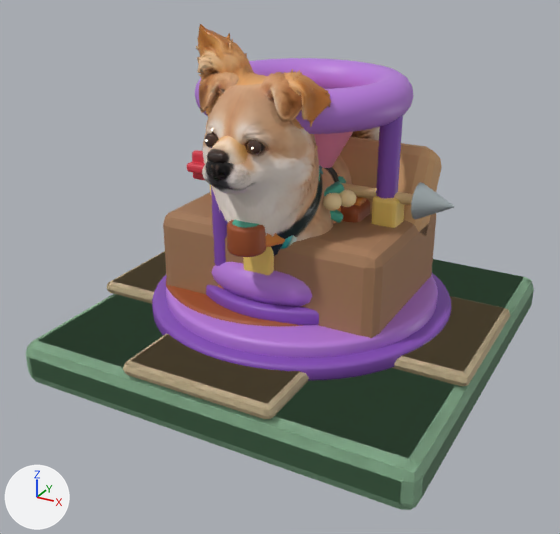
The Blender file assets/blender/td-redesign-preview-v1.blend: old version first, new version second.
One viewpoint serves both versions: a 50 mm camera at (2.66, -5.2, 3.09) aimed at (-0.04, -0.29, 0.64). The axes (+X, +Y, +Z) are drawn at lower left. The lights are the same throughout. The picture after the commit comes second.

Objects in the first picture: 'Asset_BoneB_Knob_1_1__snack_chest', 'Asset_ChestBand__snack_chest', 'Asset_ChestBase__snack_chest', 'Asset_ChestLid__snack_chest', 'Asset_RoadArm_x_pos__entry', 'Asset_RoadArm_y_neg__road_corner_south_west', 'Asset_TileBase__road_corner_east_south', 'Asset_TileBase__road_corner_north_east', 'Asset_TileBase__road_corner_south_west', 'Asset_TileBase__snack_chest', 'TDPreview_tower_deokbae_se__Deokbae_v2', 'TDPreview_tower_huchu_se__Huchu_v2', 'TDPreview_tower_slow_se__Slow_Base_Lower', 'TDPreview_tower_slow_se__Slow_Base_Mid', 'TDPreview_tower_slow_se__Slow_Frame_Ring_Top' and 22 more.
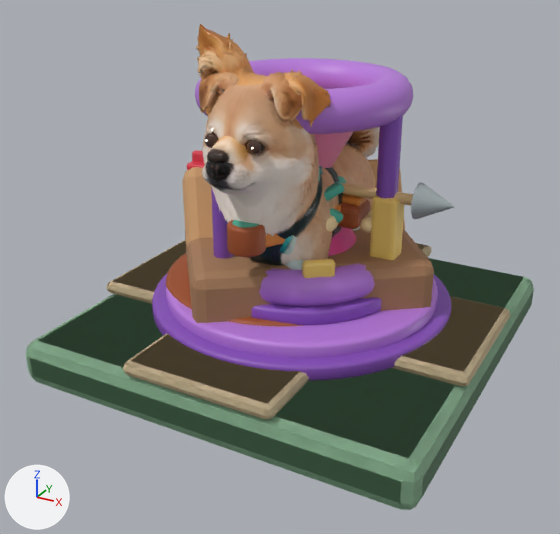
Where the newer file only moved an object's origin or applied its transform, the numbers keep the older frame.

Location of each change, (x1, y1, x2, y2) in pixels of the pictures (560 x 534 px):
'Asset_ChestBase__snack_chest', moved, turned
    before: (163, 192, 436, 338)
    after: (185, 229, 434, 323)
'Asset_ChestLid__snack_chest', moved, turned
    before: (340, 137, 442, 235)
    after: (182, 159, 405, 250)
'Asset_ChestBand__snack_chest', moved, turned
    before: (243, 247, 274, 275)
    after: (302, 259, 335, 278)
'Asset_BoneB_Knob_1_1__snack_chest', reshaped (mostly hidden afterwards)
    before: (339, 190, 356, 207)
    after: (367, 210, 372, 216)
'Asset_SnackBiscuit__snack_chest', moved (not visible before)
    after: (326, 216, 338, 232)
part 1 of me_asset_boneb_knob_1_1__snack_chest_data, deleted
    before: (339, 190, 356, 207)
'Asset_TileBase__road_corner_north_east', unchanged, uncovered by the edit
    before: (27, 277, 532, 509)
    after: (26, 258, 534, 510)
'Asset_TileBase__snack_chest', unchanged, covered by the edit
    before: (26, 259, 534, 510)
'Asset_TileBase__entry', unchanged, uncovered by the edit
    after: (26, 258, 534, 510)
'Asset_TileBase__road_corner_east_south', unchanged, covered by the edit
    before: (38, 277, 524, 459)

Diff of the bpy script that builds the scene:
```diff
--- a/assets/blender/td-redesign-preview-v1.blend.py
+++ b/assets/blender/td-redesign-preview-v1.blend.py
@@ me_asset_boneb_knob_1_1__snack_chest_data @@
 # used by ob_asset_boneb_knob_1_1__snack_chest; location = (0.501, -0.272, 1.29)
-me_asset_boneb_knob_1_1__snack_chest_data.from_pydata(...)  # 114 vertices, 128 faces; spans x -0.069..0.069, y -0.069..0.069, z -0.063..0.063
+me_asset_boneb_knob_1_1__snack_chest_data.from_pydata(...)  # 114 vertices, 128 faces; spans x -0.0063..0.1305, y 0.2919..0.4287, z -0.323..-0.197
+# me_asset_boneb_knob_1_1__snack_chest_data part 1: 114 vertices removed from x -0.069..0.069, y -0.069..0.069, z -0.063..0.063
+# other edits to the shape of me_asset_boneb_knob_1_1__snack_chest_data do not show in these pictures
 me_asset_boneb_knob_1_1__snack_chest_data.materials.append(mat_tdpreview_map_v1__m_snack)
@@ ob_asset_chestbase__snack_chest @@
 ob_asset_chestbase__snack_chest = bpy.data.objects.new('Asset_ChestBase__snack_chest', me_asset_chestbase__snack_chest_data)
-ob_asset_chestbase__snack_chest.location = (0.0, 0.0, 0.66)
+ob_asset_chestbase__snack_chest.location = (0.0, 0.0, 0.4)
+ob_asset_chestbase__snack_chest.rotation_euler = (0.0, 0.0, 0.653)  # degrees (0, 0, 37)
 _m = ob_asset_chestbase__snack_chest.modifiers.new('PreviewBevel', 'BEVEL')
@@ ob_asset_chestlid__snack_chest @@
 ob_asset_chestlid__snack_chest = bpy.data.objects.new('Asset_ChestLid__snack_chest', me_asset_chestlid__snack_chest_data)
-ob_asset_chestlid__snack_chest.location = (0.0, 0.38, 1.16)
-ob_asset_chestlid__snack_chest.rotation_euler = (-0.489, 0.0, 0.0)  # degrees (-28, 0, 0)
+ob_asset_chestlid__snack_chest.location = (-0.231, 0.302, 0.9)
+ob_asset_chestlid__snack_chest.rotation_euler = (-0.489, 0.0, 0.653)  # degrees (-28, 0, 37)
 _m = ob_asset_chestlid__snack_chest.modifiers.new('PreviewBevel', 'BEVEL')
@@ ob_asset_chestband__snack_chest @@
 ob_asset_chestband__snack_chest = bpy.data.objects.new('Asset_ChestBand__snack_chest', me_asset_chestband__snack_chest_data)
-ob_asset_chestband__snack_chest.location = (0.0, -0.69, 0.72)
+ob_asset_chestband__snack_chest.location = (0.419, -0.548, 0.46)
+ob_asset_chestband__snack_chest.rotation_euler = (0.0, 0.0, 0.653)  # degrees (0, 0, 37)
 _m = ob_asset_chestband__snack_chest.modifiers.new('PreviewBevel', 'BEVEL')
@@ ob_asset_snackbiscuit__snack_chest @@
 ob_asset_snackbiscuit__snack_chest = bpy.data.objects.new('Asset_SnackBiscuit__snack_chest', me_asset_snackbiscuit__snack_chest_data)
-ob_asset_snackbiscuit__snack_chest.location = (0.0, -0.4, 1.36)
+ob_asset_snackbiscuit__snack_chest.location = (0.243, -0.318, 1.1)
 ob_asset_snackbiscuit__snack_chest.rotation_euler = (0.0, 0.0, 0.384)  # degrees (0, 0, 22)
```
